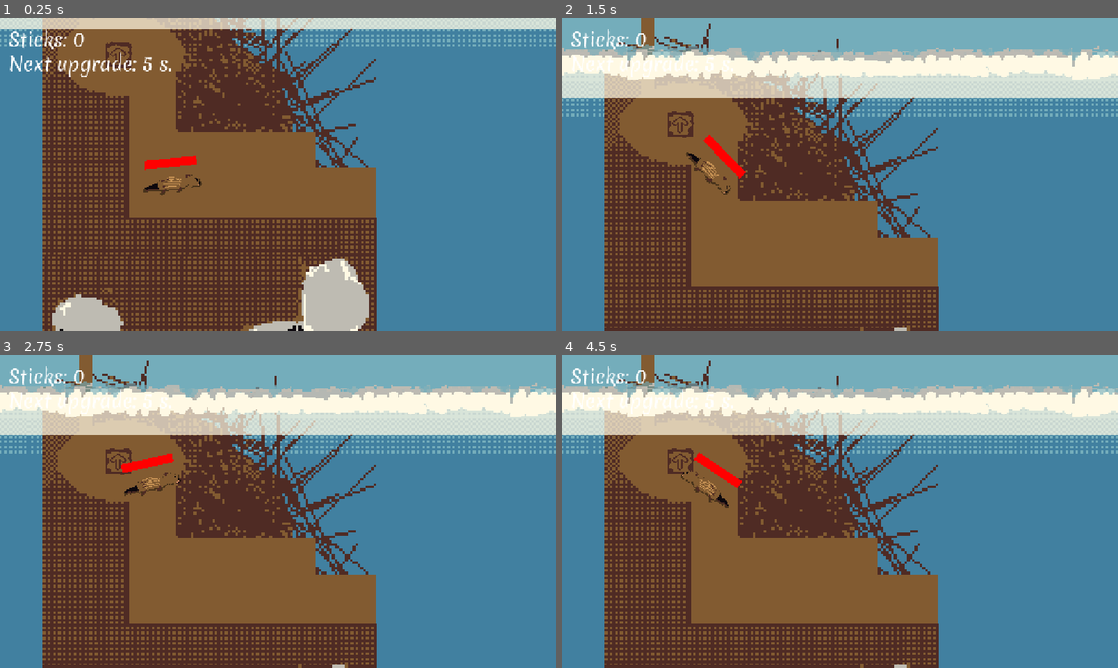
Above: before the commit, frames 1-4 (two rows, left to right).
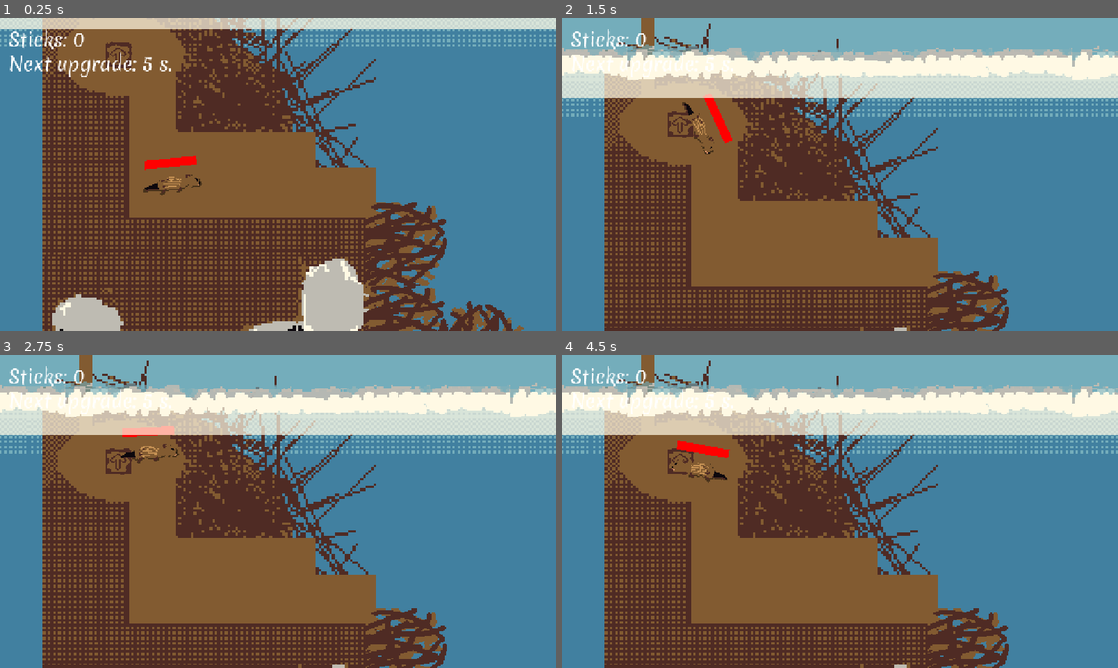
Above: after the commit, the same moments.

Repository: Joey451-OG/5499-Project-1
Game: Godot game, scene res://Scenes/main.tscn
Two runs of this game, one before a commit and one after it. Both use one fixed random seed, a clock stepped at 60 frames per second and the inputs below.
Inputs (mouse positions are in pixels of both pictures, inside the frame that each line leads up to):
- Up to frame 1 (0.25 s): no input
- Up to frame 2 (1.5 s): move the mouse to (678, 49) at 0.52 s; hold Space (swim) 0.53-1.28 s; move the mouse to (728, 190) at 1.27 s; tap Space (swim) at 1.35 s
- Up to frame 3 (2.75 s): tap Enter at 2 s; move the mouse to (333, 442) at 2.02 s; hold Space (swim) from 2.03 s (still down)
- Up to frame 4 (4.5 s): move the mouse to (812, 574) at 2.77 s; release Space (swim) at 2.78 s; tap Space (swim) at 2.85, 3.5, 4.35 s; move the mouse to (1006, 558) at 3.52 s; hold Space (swim) 3.53-4.28 s; tap Enter at 4.25 s; move the mouse to (673, 464) at 4.27 s

The runs differ from the first frame. In frame 1, 5.2% of the frame differs, in the area x 65-95%, y 58-100%; in frame 2, 2.9%; in frame 3, 2.9%; in frame 4, 2.9%.

Commit message:
Working on final stick

Diff:
--- a/Scenes/main.tscn
+++ b/Scenes/main.tscn
@@ -19,7 +19,14 @@
 [ext_resource type="Texture2D" uid="uid://cbjlpck3ewqkb" path="res://Assets/Sprites/Breakable_Connecting_Ground_Tile.png" id="11_h1bgf"]
 [ext_resource type="PackedScene" uid="uid://c6mlg57uvnay7" path="res://Scenes/Upgrade_Station.tscn" id="13_jkdf5"]
 [ext_resource type="Texture2D" uid="uid://clsejmjgpej8q" path="res://Assets/Sprites/Breakable_Base_Ground_Tile.png" id="14_hibaj"]
+[ext_resource type="Texture2D" uid="uid://bymovvvc626hu" path="res://Assets/DEV/BENV_Dam_dither.png" id="15_1w6v2"]
+[ext_resource type="Texture2D" uid="uid://uwfrqc7suo6h" path="res://Assets/DEV/BENV_air-square.png" id="15_gt3je"]
+[ext_resource type="Texture2D" uid="uid://qtn87sgsv0k5" path="res://Assets/DEV/BENV_air-square-rounded.png" id="16_3pmx8"]
 [ext_resource type="PackedScene" uid="uid://b4se2le0vcwid" path="res://Scenes/IceSpike.tscn" id="16_h1bgf"]
+[ext_resource type="Texture2D" uid="uid://t7mflp76r36m" path="res://Assets/DEV/BENV_air-circle.png" id="17_u50mg"]
+[ext_resource type="Texture2D" uid="uid://dr3hyqykj7twv" path="res://Assets/DEV/BENV_Rock.png" id="19_ueoa1"]
+[ext_resource type="Texture2D" uid="uid://dclu3mcl5cfrl" path="res://Assets/DEV/BENV_sticks-center.png" id="20_6vcvc"]
+[ext_resource type="Texture2D" uid="uid://jnr8kdnx61v0" path="res://Assets/DEV/BENV_sticks.png" id="21_7k868"]
 
 [sub_resource type="WorldBoundaryShape2D" id="WorldBoundaryShape2D_kyqiw"]
 
@@ -42,7 +49,10 @@
 size = Vector2(1604, 1053)
 
 [sub_resource type="RectangleShape2D" id="RectangleShape2D_i58cg"]
-size = Vector2(4292, 789)
+size = Vector2(4267, 860.5)
+
+[sub_resource type="RectangleShape2D" id="RectangleShape2D_sj43t"]
+size = Vector2(3982, 1108)
 
 [node name="Node2D" type="Node2D" unique_id=1050794869]
 
@@ -59,7 +69,7 @@
 
 [node name="CollisionPolygon2D" type="CollisionPolygon2D" parent="Collisions and Walls/DamBoundingBox" unique_id=1107835129]
 position = Vector2(173, 285)
-polygon = PackedVector2Array(-14, -56, -148, -128, -146, -227, 34, -263, 131, -205, 138, -107, 138, 4, 454, -1, 466, 91, 587, 89, 243, -274, -166, -276, -180, 594, 592, 593, 587, 224, 2, 226)
+polygon = PackedVector2Array(-14, -56, -148, -128, -146, -227, 34, -263, 131, -205, 138, -107, 138, 4, 454, -1, 466, 91, 587, 89, 243, -274, -166, -276, -180, 594, 592, 593, 906, 597, 936, 490, 730, 444, 696, 299, 587, 224, 2, 226)
 
 [node name="Textures" type="Node" parent="." unique_id=392412433]
 
@@ -767,6 +777,237 @@
 texture = ExtResource("9_fdnlq")
 state = 4
 
+[node name="Bottom_Dam" type="Node" parent="Textures" unique_id=847888580]
+
+[node name="BenvDamDither" type="Sprite2D" parent="Textures/Bottom_Dam" unique_id=820570778]
+position = Vector2(576, 1027)
+scale = Vector2(4.6000013, 4.6000013)
+texture = ExtResource("15_1w6v2")
+
+[node name="BenvDamDither2" type="Sprite2D" parent="Textures/Bottom_Dam" unique_id=746044523]
+position = Vector2(311, 1027)
+scale = Vector2(4.6000013, 4.6000013)
+texture = ExtResource("15_1w6v2")
+
+[node name="BenvDamDither3" type="Sprite2D" parent="Textures/Bottom_Dam" unique_id=1728809423]
+position = Vector2(153, 1027)
+scale = Vector2(4.6000013, 4.6000013)
+texture = ExtResource("15_1w6v2")
+
+[node name="BenvDamDither4" type="Sprite2D" parent="Textures/Bottom_Dam" unique_id=349104463]
+position = Vector2(153, 1271)
+scale = Vector2(4.6000013, 4.6000013)
+texture = ExtResource("15_1w6v2")
+
+[node name="BenvDamDither5" type="Sprite2D" parent="Textures/Bottom_Dam" unique_id=351658106]
+position = Vector2(153, 1266)
+scale = Vector2(4.6000013, 4.6000013)
+texture = ExtResource("15_1w6v2")
+
+[node name="BenvDamDither6" type="Sprite2D" parent="Textures/Bottom_Dam" unique_id=1577677156]
+position = Vector2(153, 1496)
+scale = Vector2(4.6000013, 4.6000013)
+texture = ExtResource("15_1w6v2")
+
+[node name="BenvDamDither7" type="Sprite2D" parent="Textures/Bottom_Dam" unique_id=955615849]
+position = Vector2(153, 1773)
+scale = Vector2(4.6000013, 4.6000013)
+texture = ExtResource("15_1w6v2")
+
+[node name="BenvDamDither8" type="Sprite2D" parent="Textures/Bottom_Dam" unique_id=769679356]
+position = Vector2(428.99997, 1773)
+scale = Vector2(4.6000013, 4.6000013)
+texture = ExtResource("15_1w6v2")
+
+[node name="BenvDamDither9" type="Sprite2D" parent="Textures/Bottom_Dam" unique_id=1269924442]
+position = Vector2(723, 1773)
+scale = Vector2(4.6000013, 4.6000013)
+texture = ExtResource("15_1w6v2")
+
+[node name="BenvDamDither10" type="Sprite2D" parent="Textures/Bottom_Dam" unique_id=498052550]
+position = Vector2(860.99994, 1773)
+scale = Vector2(4.6000013, 4.6000013)
+texture = ExtResource("15_1w6v2")
+
+[node name="BenvDamDither11" type="Sprite2D" parent="Textures/Bottom_Dam" unique_id=1469805378]
+position = Vector2(860.99994, 1497)
+scale = Vector2(4.6000013, 4.6000013)
+texture = ExtResource("15_1w6v2")
+
+[node name="BenvDamDither12" type="Sprite2D" parent="Textures/Bottom_Dam" unique_id=1278511221]
+position = Vector2(929, 1275)
+scale = Vector2(4.6000013, 4.6000013)
+texture = ExtResource("15_1w6v2")
+
+[node name="BenvDamDither13" type="Sprite2D" parent="Textures/Bottom_Dam" unique_id=1419670026]
+position = Vector2(836, 1017)
+scale = Vector2(4.6000013, 4.6000013)
+texture = ExtResource("15_1w6v2")
+
+[node name="BenvDamDither14" type="Sprite2D" parent="Textures/Bottom_Dam" unique_id=1505071782]
+position = Vector2(1045, 1017)
+scale = Vector2(4.6000013, 4.6000013)
+texture = ExtResource("15_1w6v2")
+
+[node name="Air" type="Node" parent="Textures/Bottom_Dam" unique_id=716629223]
+
+[node name="BenvAirSquare" type="Sprite2D" parent="Textures/Bottom_Dam/Air" unique_id=1265918446]
+position = Vector2(340, 1382)
+scale = Vector2(6.212028, 6.212028)
+texture = ExtResource("15_gt3je")
+
+[node name="BenvAirSquare2" type="Sprite2D" parent="Textures/Bottom_Dam/Air" unique_id=951724792]
+position = Vector2(432.99994, 1593)
+scale = Vector2(6.212028, 6.212028)
+texture = ExtResource("15_gt3je")
+
+[node name="BenvAirSquare3" type="Sprite2D" parent="Textures/Bottom_Dam/Air" unique_id=1993988153]
+position = Vector2(650, 1280.9999)
+scale = Vector2(6.212028, 6.212028)
+texture = ExtResource("15_gt3je")
+
+[node name="BenvAirSquareRounded" type="Sprite2D" parent="Textures/Bottom_Dam/Air" unique_id=453508350]
+position = Vector2(766, 1785)
+scale = Vector2(3.2400002, 3.2400002)
+texture = ExtResource("16_3pmx8")
+
+[node name="BenvAirSquareRounded2" type="Sprite2D" parent="Textures/Bottom_Dam/Air" unique_id=1571537277]
+position = Vector2(772, 1163)
+scale = Vector2(3.2400002, 3.2400002)
+texture = ExtResource("16_3pmx8")
+
+[node name="BenvAirSquareRounded3" type="Sprite2D" parent="Textures/Bottom_Dam/Air" unique_id=2081324496]
+position = Vector2(949, 1780.0001)
+scale = Vector2(3.2400002, 3.2400002)
+texture = ExtResource("16_3pmx8")
+
+[node name="BenvAirSquare4" type="Sprite2D" parent="Textures/Bottom_Dam/Air" unique_id=1204839544]
+position = Vector2(650, 1670)
+scale = Vector2(6.212028, 6.212028)
+texture = ExtResource("15_gt3je")
+
+[node name="BenvAirCircle" type="Sprite2D" parent="Textures/Bottom_Dam/Air/BenvAirSquare4" unique_id=1274811186]
+position = Vector2(-50.708076, -80.97195)
+texture = ExtResource("17_u50mg")
+
+[node name="BenvAirCircle2" type="Sprite2D" parent="Textures/Bottom_Dam/Air/BenvAirSquare4" unique_id=629939924]
+position = Vector2(-50.708076, -9.819653)
+texture = ExtResource("17_u50mg")
+
+[node name="BenvAirCircle3" type="Sprite2D" parent="Textures/Bottom_Dam/Air/BenvAirSquare4" unique_id=234788928]
+position = Vector2(-21.732029, 4.8293486)
+texture = ExtResource("17_u50mg")
+
+[node name="BenvAirCircle4" type="Sprite2D" parent="Textures/Bottom_Dam/Air/BenvAirSquare4" unique_id=1431986370]
+position = Vector2(-21.732029, 4.8293486)
+texture = ExtResource("17_u50mg")
+
+[node name="BenvRock" type="Sprite2D" parent="Textures" unique_id=1307439785]
+position = Vector2(697, 977)
+scale = Vector2(2.8958485, 3.329897)
+texture = ExtResource("19_ueoa1")
+
+[node name="BenvRock3" type="Sprite2D" parent="Textures" unique_id=901149585]
+position = Vector2(138, 1785.9999)
+scale = Vector2(2.8958485, 3.329897)
+texture = ExtResource("19_ueoa1")
+
+[node name="BenvRock4" type="Sprite2D" parent="Textures" unique_id=1628490213]
+position = Vector2(1095, 966)
+scale = Vector2(2.8958485, 3.329897)
+texture = ExtResource("19_ueoa1")
+
+[node name="BenvRock5" type="Sprite2D" parent="Textures" unique_id=1763377032]
+position = Vector2(930, 1946)
+scale = Vector2(2.8958485, 3.329897)
+texture = ExtResource("19_ueoa1")
+
+[node name="BenvRock2" type="Sprite2D" parent="Textures" unique_id=1318659663]
+position = Vector2(122, 950.99994)
+rotation = -0.5809157
+scale = Vector2(5.245931, 2.9497328)
+texture = ExtResource("19_ueoa1")
+
+[node name="BenvSticksCenter" type="Sprite2D" parent="Textures" unique_id=1655357291]
+position = Vector2(954, 1606.0001)
+scale = Vector2(2.9999976, 2.9999976)
+texture = ExtResource("20_6vcvc")
+
+[node name="BenvSticks" type="Sprite2D" parent="Textures/BenvSticksCenter" unique_id=567591671]
+position = Vector2(42.666718, 3.9999523)
+texture = ExtResource("21_7k868")
+
+[node name="BenvSticks2" type="Sprite2D" parent="Textures/BenvSticksCenter" unique_id=1650477371]
+position = Vector2(61.666733, -47.333427)
+texture = ExtResource("21_7k868")
+
+[node name="BenvSticks3" type="Sprite2D" parent="Textures/BenvSticksCenter" unique_id=494286966]
+position = Vector2(61.666733, -98.66681)
+texture = ExtResource("21_7k868")
+
+[node name="BenvSticks4" type="Sprite2D" parent="Textures/BenvSticksCenter" unique_id=1458070604]
+position = Vector2(61.666733, -159.0002)
+texture = ExtResource("21_7k868")
+
+[node name="BenvSticks5" type="Sprite2D" parent="Textures/BenvSticksCenter" unique_id=1652522440]
+position = Vector2(-289.66687, -132.33347)
+texture = ExtResource("21_7k868")
+
+[node name="BenvSticks6" type="Sprite2D" parent="Textures/BenvSticksCenter" unique_id=1558471362]
+position = Vector2(-289.6669, -62.66674)
+texture = ExtResource("21_7k868")
+
+[node name="BenvSticks7" type="Sprite2D" parent="Textures/BenvSticksCenter" unique_id=52181868]
+position = Vector2(-288.33356, 0.333313)
+texture = ExtResource("21_7k868")
+
+[node name="BenvSticks8" type="Sprite2D" parent="Textures/BenvSticksCenter" unique_id=1270307228]
+position = Vector2(-41.333344, -286.3336)
+texture = ExtResource("21_7k868")
+
+[node name="BenvSticks9" type="Sprite2D" parent="Textures/BenvSticksCenter" unique_id=614690262]
+position = Vector2(-40.333363, -349.00034)
+texture = ExtResource("21_7k868")
+
+[node name="BenvSticks10" type="Sprite2D" parent="Textures/BenvSticksCenter" unique_id=636491069]
+position = Vector2(17.000017, -272.00024)
+rotation = -1.3213031
+texture = ExtResource("21_7k868")
+
+[node name="BenvSticks11" type="Sprite2D" parent="Textures/BenvSticksCenter" unique_id=988064205]
+position = Vector2(17.000017, -272.00024)
+rotation = -1.3213031
+texture = ExtResource("21_7k868")
+
+[node name="BenvSticksCenter2" type="Sprite2D" parent="Textures" unique_id=1814217425]
+position = Vector2(1022.00006, 1443.0001)
+rotation = 0.7964659
+scale = Vector2(2.9999976, 2.9999976)
+texture = ExtResource("20_6vcvc")
+
+[node name="BenvSticksCenter3" type="Sprite2D" parent="Textures" unique_id=103273102]
+position = Vector2(1022, 1261)
+rotation = -0.5810438
+scale = Vector2(2.9999976, 2.9999976)
+texture = ExtResource("20_6vcvc")
+
+[node name="BenvSticksCenter4" type="Sprite2D" parent="Textures" unique_id=471249006]
+position = Vector2(962.00006, 1090)
+rotation = 1.0340285
+scale = Vector2(2.9999976, 2.9999976)
+texture = ExtResource("20_6vcvc")
+
+[node name="BenvSticksCenter5" type="Sprite2D" parent="Textures" unique_id=1889966611]
+position = Vector2(883.00006, 972)
+rotation = -0.5673762
+scale = Vector2(2.9999976, 2.9999976)
+texture = ExtResource("20_6vcvc")
+
+[node name="BenvSticksCenter6" type="Sprite2D" parent="Textures" unique_id=950824511]
+position = Vector2(883.00006, 972)
+scale = Vector2(2.9999976, 2.9999976)
+texture = ExtResource("20_6vcvc")
+
 [node name="Player" parent="." unique_id=934692645 instance=ExtResource("1_jjgbg")]
 position = Vector2(293, 419)
 collision_mask = 7
@@ -896,6 +1137,15 @@
 position = Vector2(2929, 1083)
 rotation = 2.4788678
 
+[node name="Pickup24" parent="Pickups" unique_id=676951473 instance=ExtResource("4_jjvhh")]
+position = Vector2(1360, 880.0001)
+rotation = 2.0943952
+
+[node name="Pickup25" parent="Pickups" unique_id=1779929559 instance=ExtResource("4_jjvhh")]
+position = Vector2(585, 1871)
+rotation = -1.1592414
+scale = Vector2(6.555, 6.555)
+
 [node name="Areas" type="Node" parent="." unique_id=1348208264]
 
 [node name="Air" type="Area2D" parent="Areas" unique_id=957781194]
@@ -918,9 +1168,23 @@
 metadata/isAir = false
 
 [node name="CollisionShape2D" type="CollisionShape2D" parent="Areas/Water" unique_id=321074166]
-position = Vector2(2761, 366)
+position = Vector2(2773.5, 401.75)
 shape = SubResource("RectangleShape2D_i58cg")
 debug_color = Color(2.4065375e-06, 0.64241654, 0.32336965, 0.41960785)
+
+[node name="CollisionShape2D2" type="CollisionShape2D" parent="Areas/Water" unique_id=139688721]
+position = Vector2(2924, 1367)
+shape = SubResource("RectangleShape2D_sj43t")
+debug_color = Color(0, 0.6425515, 0.32110155, 0.41960785)
+
+[node name="big_stick_air" type="Area2D" parent="Areas" unique_id=508041871]
+collision_layer = 2
+collision_mask = 0
+metadata/isAir = false
+
+[node name="CollisionPolygon2D" type="CollisionPolygon2D" parent="Areas/big_stick_air" unique_id=1616790960]
+position = Vector2(120, 1102)
+polygon = PackedVector2Array(-1, 0, 43, -61, 103, -123, 187, -149, 262, -148, 332, -125, 373, -90, 402, -58, 458, -37, 504, -33, 589, -61, 663, -66, 725, -58, 762, -22, 773, 28, 777, 91, 777, 140, 736, 179, 752, 574, 907, 572, 932, 614, 933, 744, 908, 783, 887, 781, 857, 735, 774, 731, 726, 784, 577, 781, 549, 761, 492, 761, 465, 792, 370, 793, 290, 776, 223, 710, 113, 692, 103, 631, 74, 590, 42, 581, 22, 574, 21, 552, 13, 37)
 
 [node name="Obsticals" type="Node" parent="." unique_id=1201869154]
 
--- a/Scripts/gdscript/Globals.gd
+++ b/Scripts/gdscript/Globals.gd
@@ -17,7 +17,7 @@
 		points_until_next_upgrade = value
 		emit_signal("pointsUntilUpdate")
 
-var god_mode : bool = false
+var god_mode : bool = true
 var vignette_scale : float = 0.0
 var p_state : PlayerState = PlayerState.IDLE
 var added_upgrade_lock := false
--- a/Scripts/gdscript/player.gd
+++ b/Scripts/gdscript/player.gd
@@ -68,7 +68,7 @@
 	for area in interacting_hit_box.get_overlapping_areas():
 		if area.has_meta("isAir"):
 			isUnderWater = !area.get_meta("isAir")
-			#print(isUnderWater)
+			print(isUnderWater)
 
 func _physics_process(delta: float) -> void:
 	if Globals.p_state == Globals.PlayerState.DROWNED:
Not shown, added: Assets/DEV/BENV_Dam_dither.png.import
Not shown, added: Assets/DEV/BENV_Rock.png.import
Not shown, added: Assets/DEV/BENV_air-circle.png.import
Not shown, added: Assets/DEV/BENV_air-square-rounded.png.import
Not shown, added: Assets/DEV/BENV_air-square.png.import
Not shown, added: Assets/DEV/BENV_sticks-center.png.import
Not shown, added: Assets/DEV/BENV_sticks.png.import
